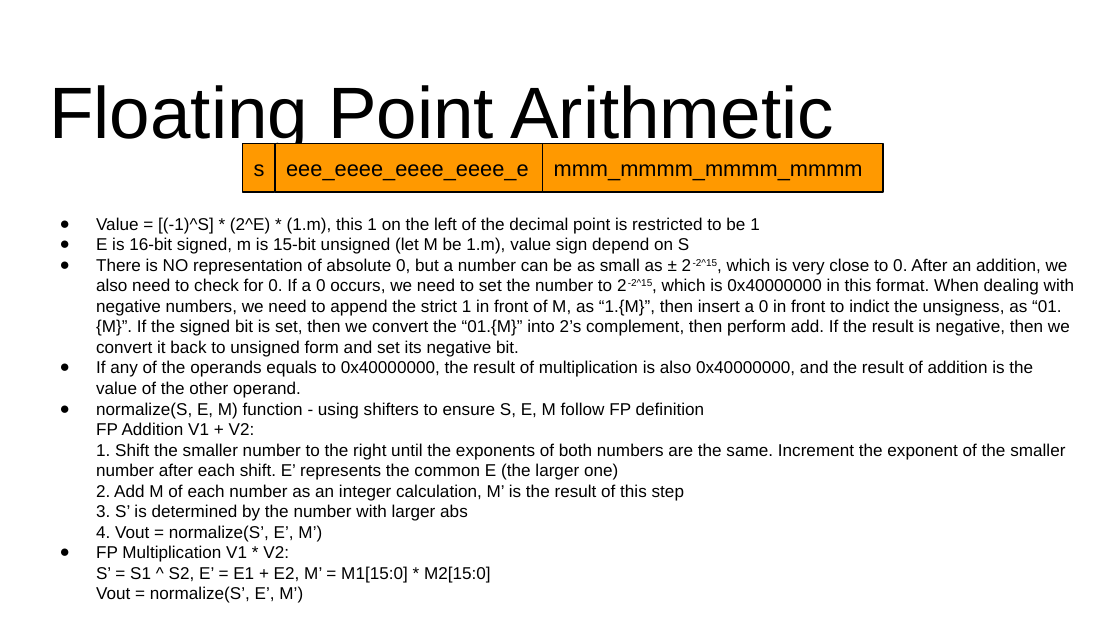
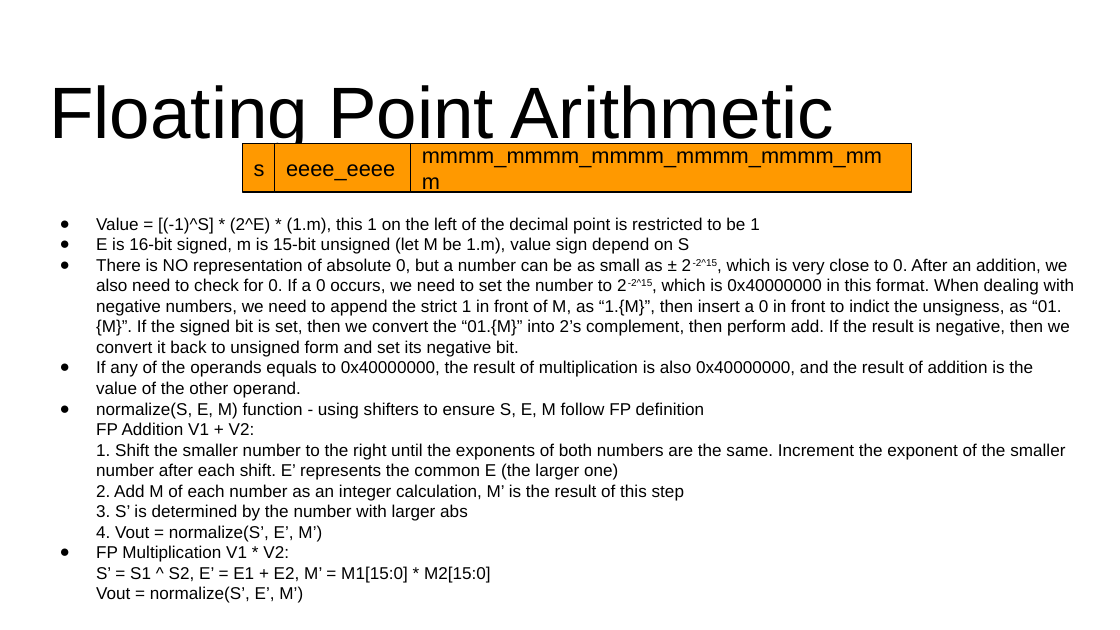
Before and after one commit to ShichenQiao/ECE554_SP23_FPGA_Handwriting_Recognition, a slide deck: slide 6 of Project/Specifications/block diagram.pptx (slide 5 before the commit). Drawn at 1120x630 pixels with LibreOffice and Linux fonts; fonts in the diff are those of the drawing. Boxes give left, top, right and bottom in pixels: in the first picture for what was removed or moved away, otherwise in the second. Text is boxed around its words. In the diff, an @@ line names an element or a change of style, - is before the commit and + after.

```diff
--- a/Project/Specifications/block diagram.pptx
+++ b/Project/Specifications/block diagram.pptx
@@ rectangle "eeee_eeee": place and size @@
-rectangle "eeee_eeee" at <box>274,143,542,192</box>
+rectangle "eeee_eeee" at <box>274,143,410,192</box>
@@ rectangle "mmmm_mmmm_mmmm_mmmm_mmmm_mmm": place and size @@
-rectangle "mmmm_mmmm_mmmm_mmmm_mmmm_mmm" at <box>542,143,883,192</box>
+rectangle "mmmm_mmmm_mmmm_mmmm_mmmm_mmm" at <box>411,143,912,192</box>
@@ text in rectangle at <box>286,164,395,181</box>: text changed @@
-eee_eeee_eeee_eeee_e
+eeee_eeee
@@ text in rectangle at <box>422,151,882,168</box>: text changed @@
-mmm_mmmm_mmmm_mmmm
+mmmm_mmmm_mmmm_mmmm_mmmm_mmm
```
Also in this commit, not shown: 2 slides added, 1 other file.
